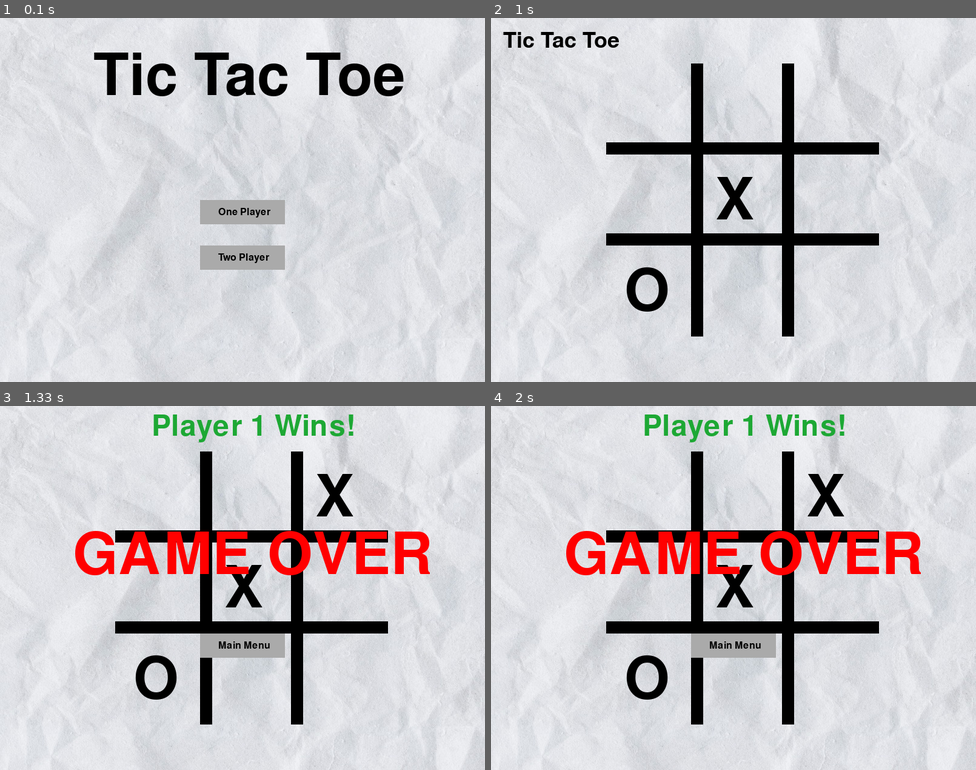
Above: before the commit, frames 1-4 (two rows, left to right).
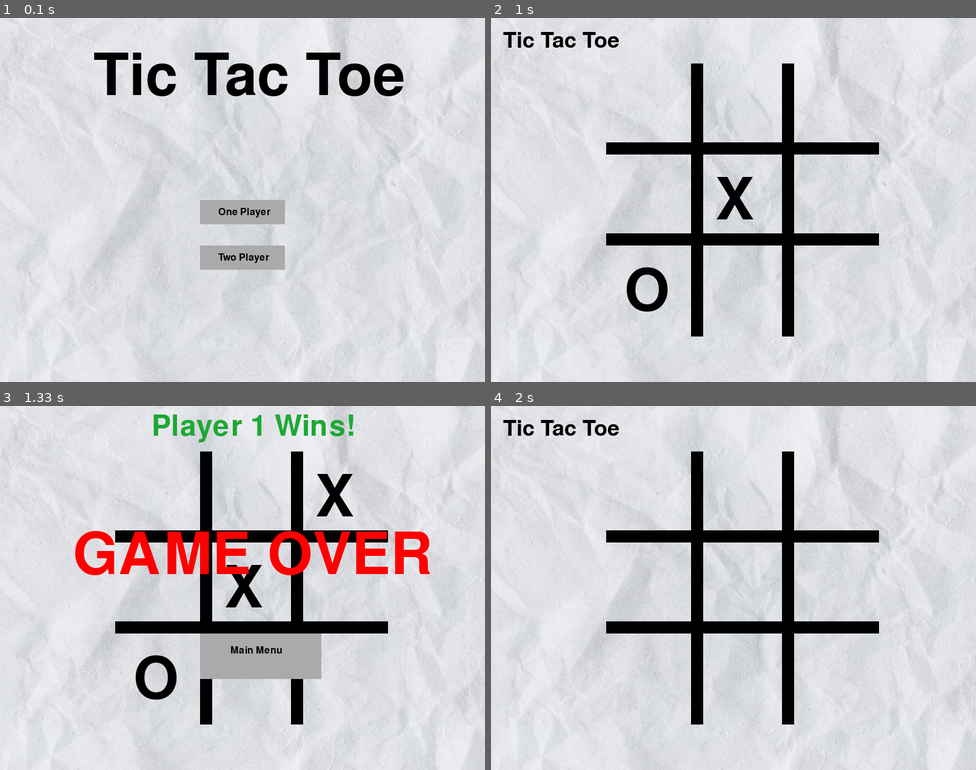
Above: after the commit, the same moments.

Repository: toakes59/TicTacToe
Game: pygame game, started from ticTacToePygame.py
The game is run twice, just before and just after one commit, with the same random seed, the same clock (stepped at 60 frames per second) and the same inputs.
Inputs (mouse positions are in pixels of both pictures, inside the frame that each line leads up to):
- Up to frame 1 (0.1 s): no input
- Up to frame 2 (1 s): click (733, 200) at 0.38 s; click (733, 221) at 0.72 s
- Up to frame 3 (1.33 s): click (344, 489) at 1.05 s
- Up to frame 4 (2 s): click "Main Menu" at 1.38 s; click (733, 646) at 1.88 s, where only the run after the commit has a clickable "Two Player"

Frames 1-2 are identical in both runs. In frame 3, 2.2% of the frame differs, in the area x 41-67%, y 62-75%; in frame 4, 8.2%, in the area x 2-89%, y 2-81%.

Commit message:
Fixed menu button to return to main menu. New game doesn't work yet. Updated README

Diff:
--- a/ticTacToePygame.py
+++ b/ticTacToePygame.py
@@ -315,31 +315,40 @@
 
     # Main menu button
     menuFont = pygame.font.Font('freesansbold.ttf', 16)
-    pygame.draw.rect(screen,(170,170,170),[330,375,140,40])
+    pygame.draw.rect(screen,(170,170,170),[330,375,200,75])
     menu = menuFont.render("Main Menu",True,(0,0,0))
-    screen.blit(menu, (360, 387))          #width is button width+30 and height is button height+12
+    screen.blit(menu, (380, 395))          #width is button width+30 and height is button height+12
 
 # Resets game
-def newGame():
+def newGame(count):
     page = '1'
-    board = [
-             [' ',' ',' '],
-             [' ',' ',' '],
-             [' ',' ',' ']
-             ]
+    board[0][0] = ' '
+    board[0][1] = ' '
+    board[0][2] = ' '
+    board[1][0] = ' '
+    board[1][1] = ' '
+    board[1][2] = ' '
+    board[2][0] = ' '
+    board[2][1] = ' '
+    board[2][2] = ' '
     gameMode = 0
     turn = 1
     screenWait = False
     screenWait2 = False
     displayLetters = True
     win = 0
+    menuFont = pygame.font.Font('freesansbold.ttf', 16)
+    menu = menuFont.render(str(count),True,(0,0,0))
+    screen.blit(menu, (10, 10))          #width is button width+30 and height is button height+12
 
 # Game loop
+count=0;
 running = True
 turn = 1
 quad = 0
 screenWait = False
 screenWait2 = False
+screenWait3 = True
 displayLetters = True
 #0 = nothing
 #1 = first player wins
@@ -350,11 +359,16 @@
     # Background image
     screen.blit(background, (0,0))
     if page == '1':
+        count = 1
         displayPage1()
+        screenWait3 = True
     elif page == '2':
+        count = 2
         displayPage2()
+        screenWait3 = False
         screenWait = True
     elif page == '3':
+        count = 3
         displayLetters = False
         printBoard()
         displayGameOverText(win)
@@ -366,7 +380,7 @@
         if event.type == pygame.QUIT:
                 running = False
         # Page one
-        if page == '1':
+        if page == '1' and screenWait3:
             #checks if a mouse is clicked
             if event.type == pygame.MOUSEBUTTONDOWN:
                 #if the mouse is clicked on the
@@ -420,8 +434,18 @@
             #checks if a mouse is clicked
             if event.type == pygame.MOUSEBUTTONDOWN:
                 #Checks if main menu button is clicked
-                if 330 <= mouse[0] <= 470 and 375 <= mouse[1] <= 415:
-                    newGame()
+                if 300 <= mouse[0] <= 500 and 375 <= mouse[1] <= 450:
+                    newGame(count)
+                    page = '1'
+                    board[0][0] = ' '
+                    board[0][1] = ' '
+                    board[0][2] = ' '
+                    board[1][0] = ' '
+                    board[1][1] = ' '
+                    board[1][2] = ' '
+                    board[2][0] = ' '
+                    board[2][1] = ' '
+                    board[2][2] = ' '
 
     #main()
     if displayLetters:
Not shown, changed: README.md
